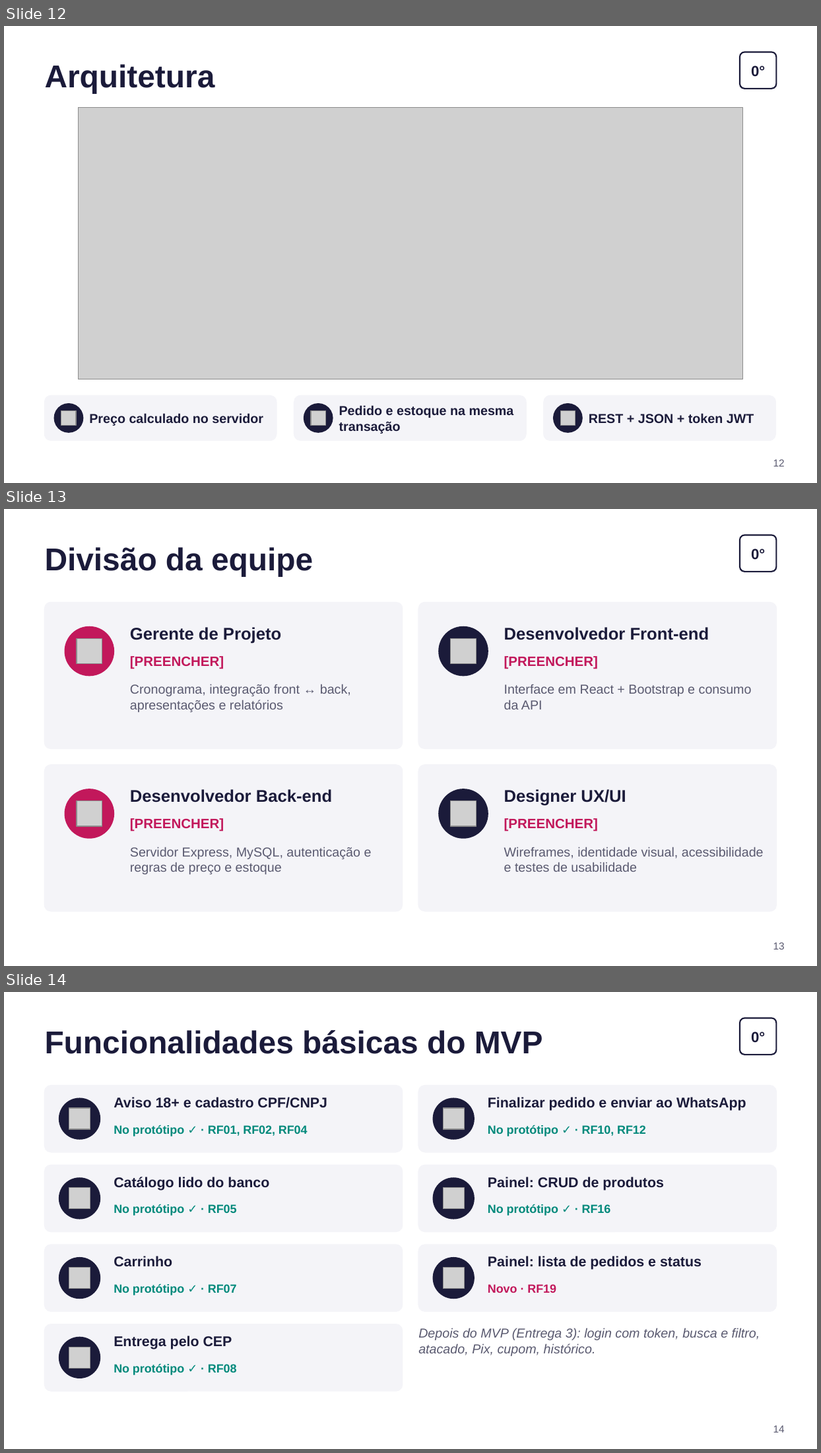
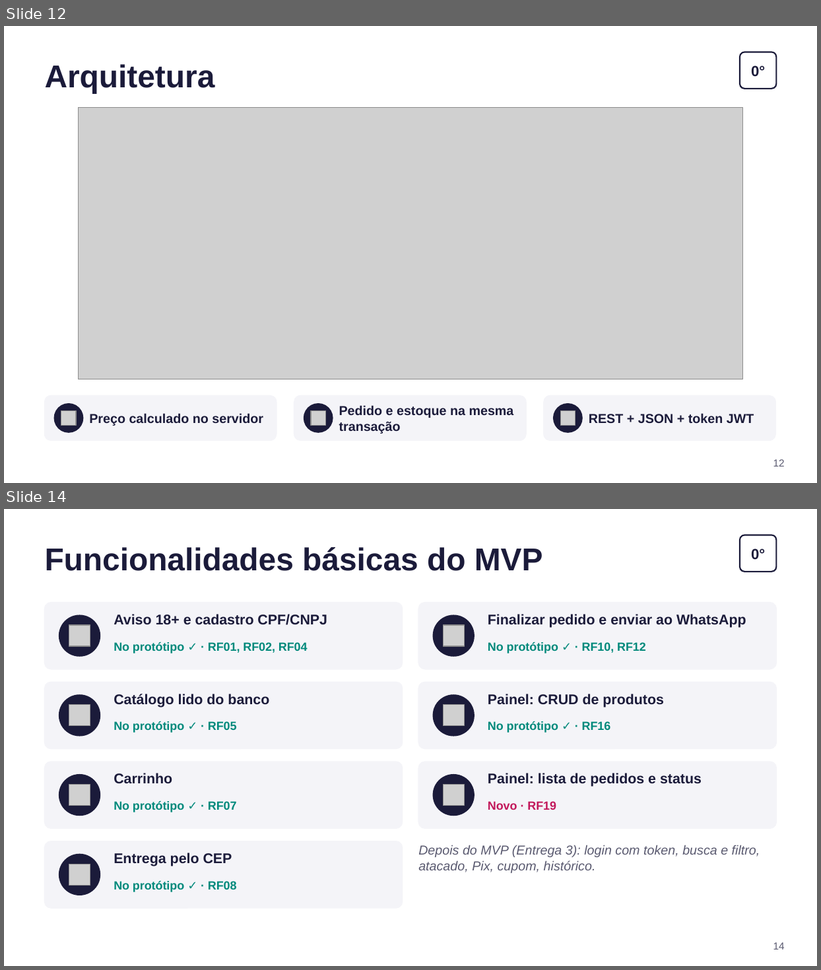
Before and after one commit to costamaiavitor/Site-Zero-Grau, a slide deck: docs/entrega-1/Entrega1_Apresentacao_ZeroGrau.pptx. Shown one above the other, each under a label of ours: slides 12, 13 and 14 before the commit, slides 12 and 14 after it; the slides between them are not shown. The pictures are 821x1453 and 821x970 pixels, drawn with LibreOffice and Linux fonts; fonts in the diff are those of the drawing; grey boxes stand for pictures. Boxes give left, top, right and bottom in pixels: in the first picture for what was removed or moved away, otherwise in the second. Text is boxed around its words. In the diff, an @@ line names an element or a change of style, - is before the commit and + after.

```diff
--- a/docs/entrega-1/Entrega1_Apresentacao_ZeroGrau.pptx
+++ b/docs/entrega-1/Entrega1_Apresentacao_ZeroGrau.pptx
@@ slide 13 removed at bbox=[4, 509, 817, 966], background #FFFFFF @@
@@ text removed at bbox=[45, 547, 313, 576] @@
-Divisão da equipe
@@ rounded rectangle removed at bbox=[740, 535, 776, 572] @@
@@ text removed at bbox=[751, 549, 765, 560] @@
-0°
@@ rounded rectangle removed at bbox=[45, 603, 403, 749] @@
@@ rounded rectangle removed at bbox=[418, 603, 776, 749] @@
@@ ellipse removed at bbox=[65, 627, 114, 676] @@
@@ text removed at bbox=[130, 627, 281, 644] @@
-Gerente de Projeto
@@ ellipse removed at bbox=[439, 627, 488, 676] @@
@@ text removed at bbox=[504, 627, 710, 640] @@
-Desenvolvedor Front-end
@@ picture removed at bbox=[77, 638, 102, 663] @@
@@ picture removed at bbox=[450, 638, 476, 663] @@
@@ text removed at bbox=[130, 656, 224, 669] @@
-[PREENCHER]
@@ text removed at bbox=[504, 656, 598, 669] @@
-[PREENCHER]
@@ text removed at bbox=[130, 684, 351, 712] @@
-Cronograma, integração front ↔ back, apresentações e relatórios
@@ text removed at bbox=[504, 685, 752, 710] @@
-Interface em React + Bootstrap e consumo da API
@@ rounded rectangle removed at bbox=[45, 765, 403, 912] @@
@@ rounded rectangle removed at bbox=[418, 765, 776, 912] @@
@@ ellipse removed at bbox=[65, 789, 114, 838] @@
@@ picture removed at bbox=[77, 801, 102, 826] @@
@@ text removed at bbox=[130, 789, 332, 803] @@
-Desenvolvedor Back-end
@@ ellipse removed at bbox=[439, 789, 488, 838] @@
@@ picture removed at bbox=[450, 801, 476, 826] @@
@@ text removed at bbox=[504, 789, 626, 806] @@
-Designer UX/UI
@@ text removed at bbox=[130, 819, 224, 832] @@
-[PREENCHER]
@@ text removed at bbox=[504, 819, 598, 832] @@
-[PREENCHER]
@@ text removed at bbox=[130, 847, 372, 875] @@
-Servidor Express, MySQL, autenticação e regras de preço e estoque
@@ text removed at bbox=[504, 847, 764, 872] @@
-Wireframes, identidade visual, acessibilidade e testes de usabilidade
@@ text removed at bbox=[774, 943, 785, 950] @@
-13
```
Also in this commit, not shown: 2 slides changed, 1 slide added, 8 other files.
